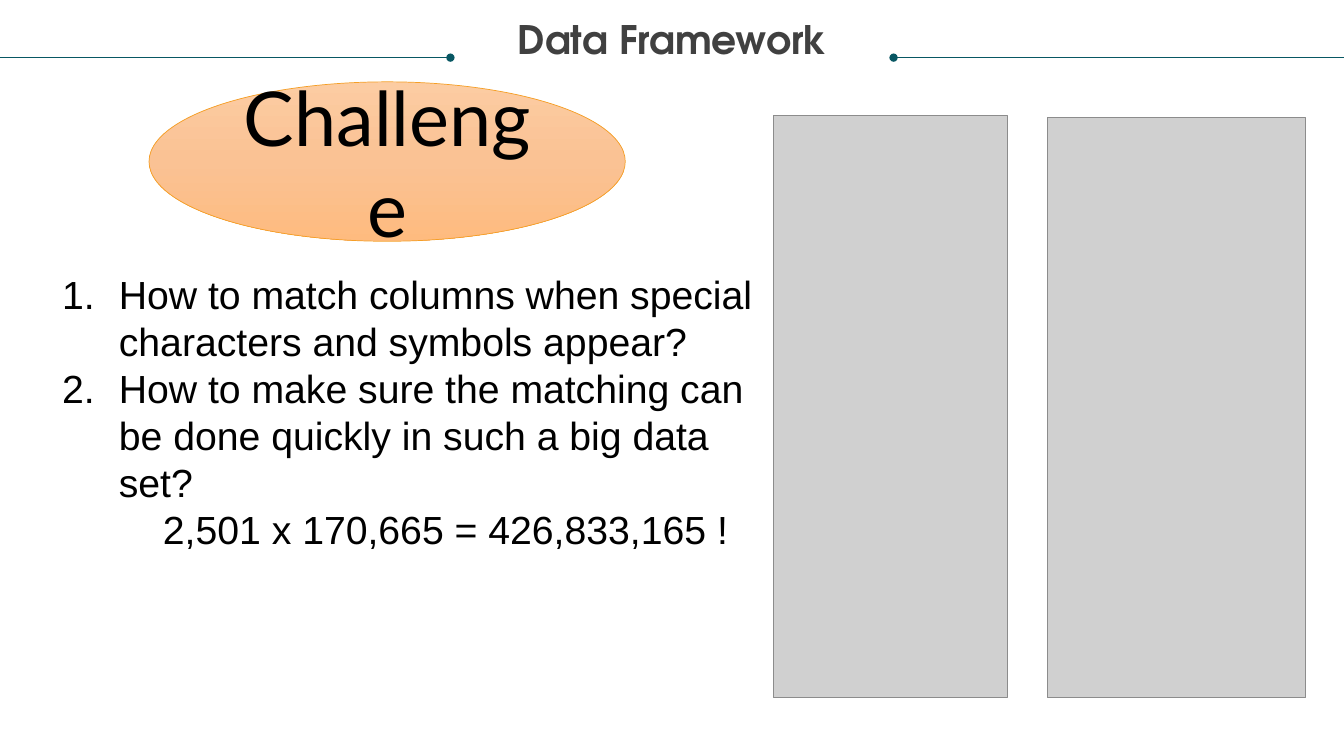
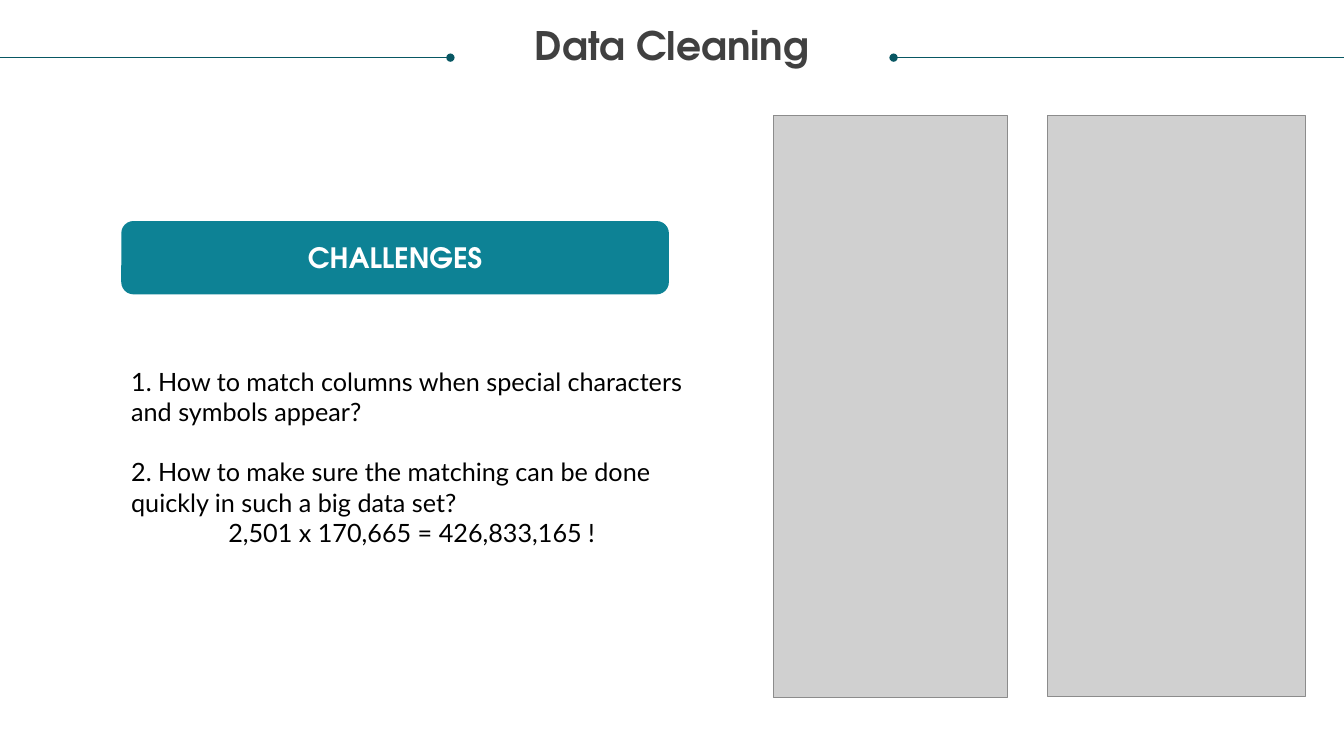
Before and after one commit to relaernu/project_1, a slide deck: slide 7 of Documents/Let the music speak.pptx. Drawn at 1344x756 pixels with LibreOffice and Linux fonts; fonts in the diff are those of the drawing; grey boxes stand for pictures. Boxes give left, top, right and bottom in pixels: in the first picture for what was removed or moved away, otherwise in the second. Text is boxed around its words. In the diff, an @@ line names an element or a change of style, - is before the commit and + after.

```diff
--- a/Documents/Let the music speak.pptx
+++ b/Documents/Let the music speak.pptx
@@ text at <box>535,30,809,69</box>: text changed @@
-Data Framework
+Data Cleaning
@@ ellipse removed at <box>149,82,625,241</box> @@
-Challenge
@@ rounded rectangle added at <box>121,221,668,294</box>, fill #0D8295, 20 pt, text #FFFFFF, bold @@
+CHALLENGES
@@ text "1. How to match columns ...": place and size @@
-text "1. How to match columns ..." at <box>119,280,752,549</box>
+text "1. How to match columns ..." at <box>131,372,682,546</box>
@@ text at <box>131,372,682,516</box>: text changed; size 28 to 18 pt; font Arial to Lato @@
-1. How to match columns when special characters and symbols appear?
-2. How to make sure the matching can be done quickly in such a big data set?
+1. How to match columns when special characters and symbols appear?
+2. How to make sure the matching can be done quickly in such a big data set?
@@ text at <box>228,523,582,546</box>: size 28 to 18 pt, font Arial to Lato in "2,501 x 170,665 = 426,833,165 !"; alignment left to centre @@
```
Also in this commit, not shown: 14 other slides changed, 1 slide removed.
